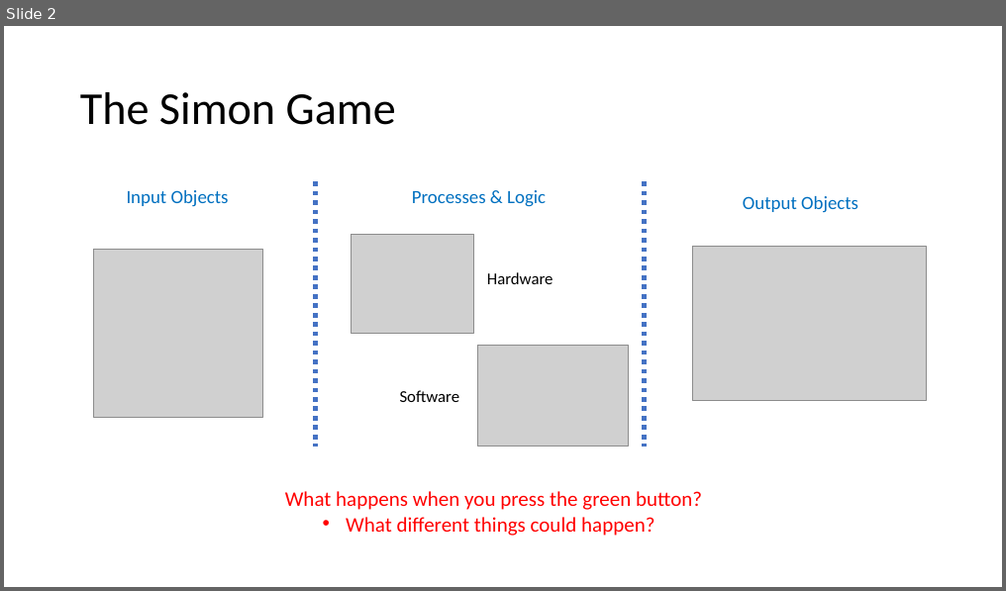
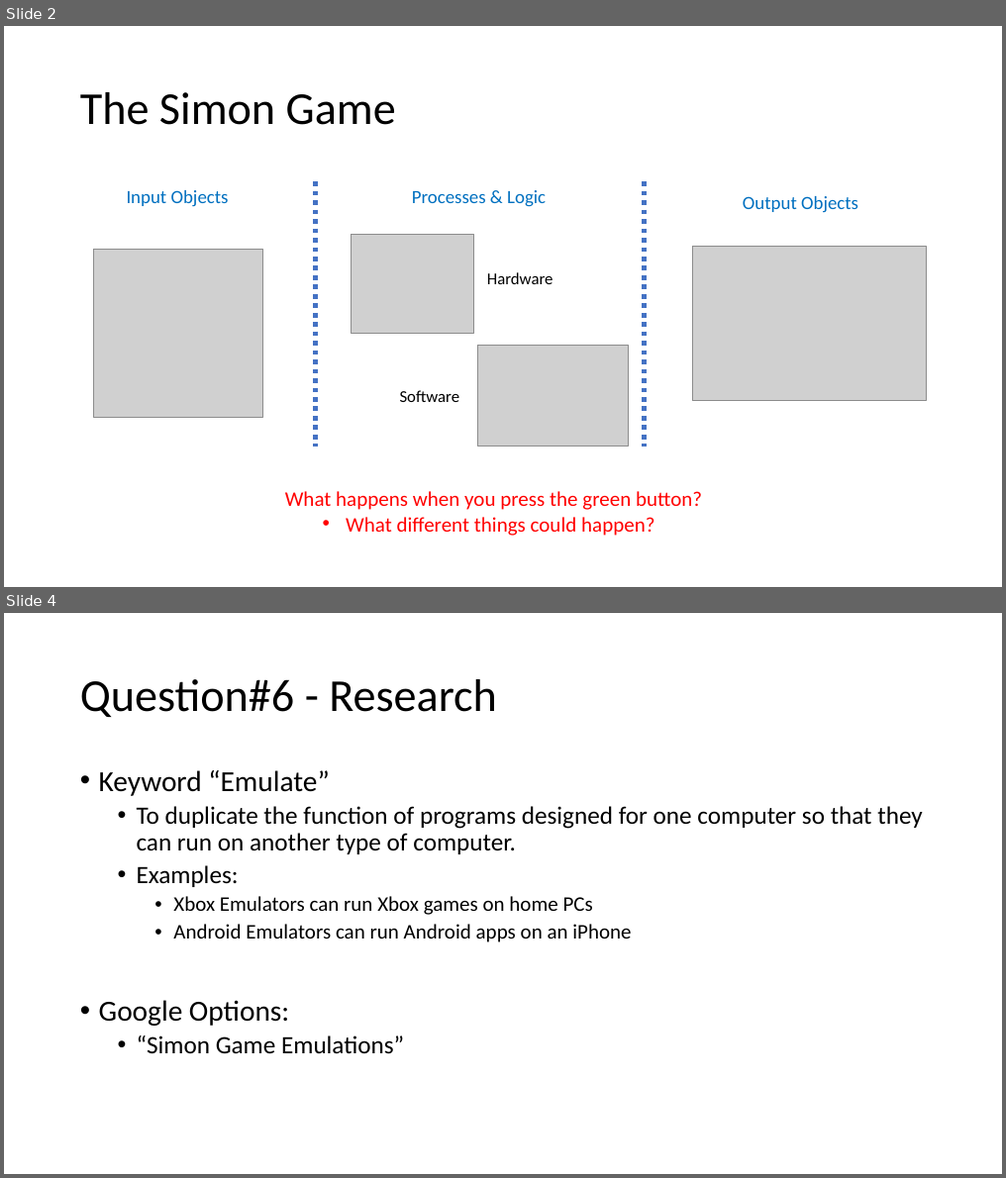
Before and after one commit to optimalcore/ICS2O0, a slide deck: Topic A Computer Concepts/SimonVsLightSwitch.pptx. Shown one above the other, each under a label of ours: slide 2 before the commit, slides 2 and 4 after it; the slides between them are not shown. The pictures are 1006x591 and 1006x1178 pixels, drawn with LibreOffice and Linux fonts; fonts in the diff are those of the drawing; grey boxes stand for pictures. Boxes give left, top, right and bottom in pixels: in the first picture for what was removed or moved away, otherwise in the second. Text is boxed around its words. In the diff, an @@ line names an element or a change of style, - is before the commit and + after.

```diff
--- a/Topic A Computer Concepts/SimonVsLightSwitch.pptx
+++ b/Topic A Computer Concepts/SimonVsLightSwitch.pptx
@@ slide 4 added at <box>4,613,1002,1174</box>, background #FFFFFF @@
@@ title added at <box>80,679,497,717</box>, 44 pt, text #000000 @@
+Question#6 - Research
@@ text added at <box>99,770,922,1055</box>, 24 pt, text #000000 @@
+• Keyword “Emulate”
+  • To duplicate the function of programs designed for one computer so that they can run on another type of computer.
+  • Examples:
+    • Xbox Emulators can run Xbox games on home PCs
+    • Android Emulators can run Android apps on an iPhone
+• Google Options:
+  • “Simon Game Emulations”
```
Also in this commit, not shown: 1 other slide added.
